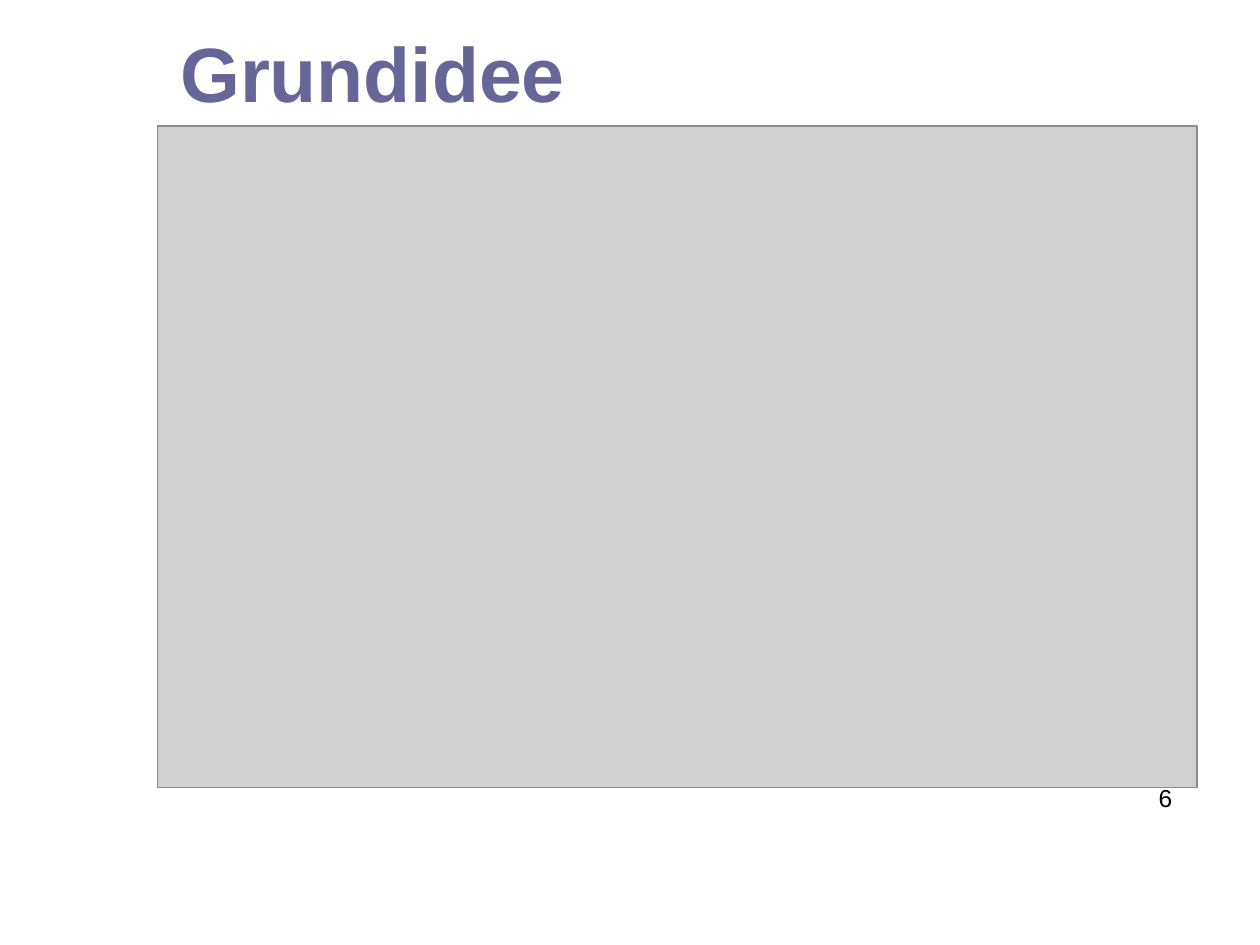
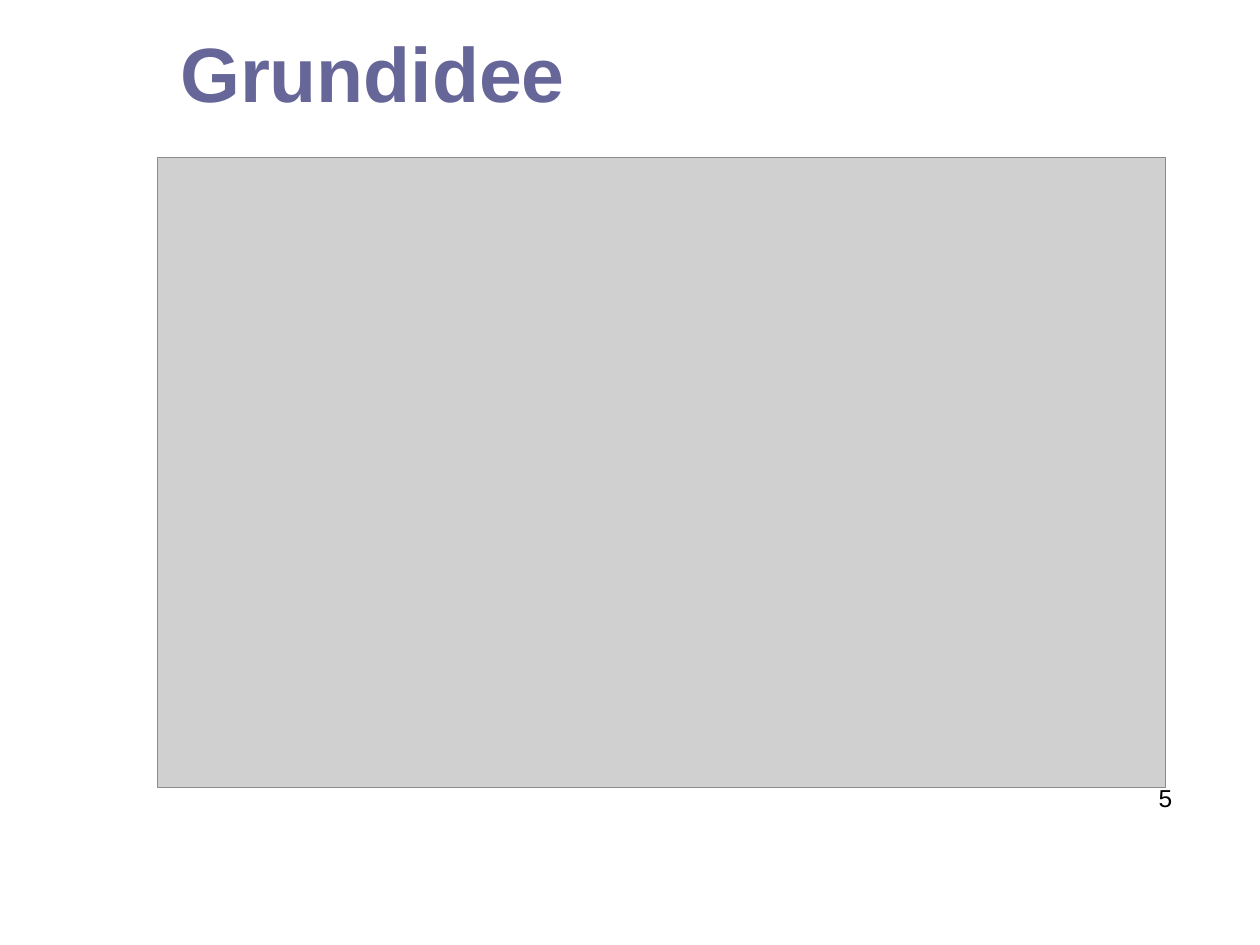
Before and after one commit to hheimbuerger/jacavi, a slide deck: slide 5 of docs/presentation documents/Abschlusspräsentation_JaCaVi.odp (slide 6 before the commit). Drawn at 1260x945 pixels with LibreOffice and Linux fonts; fonts in the diff are those of the drawing; grey boxes stand for pictures; background and template pictures are left out. Boxes give left, top, right and bottom in pixels: in the first picture for what was removed or moved away, otherwise in the second. Text is boxed around its words. In the diff, an @@ line names an element or a change of style, - is before the commit and + after.

```diff
--- a/docs/presentation documents/Abschlusspräsentation_JaCaVi.odp
+++ b/docs/presentation documents/Abschlusspräsentation_JaCaVi.odp
@@ picture: place and size @@
-picture at (158, 126, 1197, 788)
+picture at (158, 158, 1166, 788)
@@ page number at (1159, 790, 1173, 808): text changed @@
-6
+5
```
Also in this commit, not shown: 4 other slides changed, 7 slides added, 1 slide removed.
